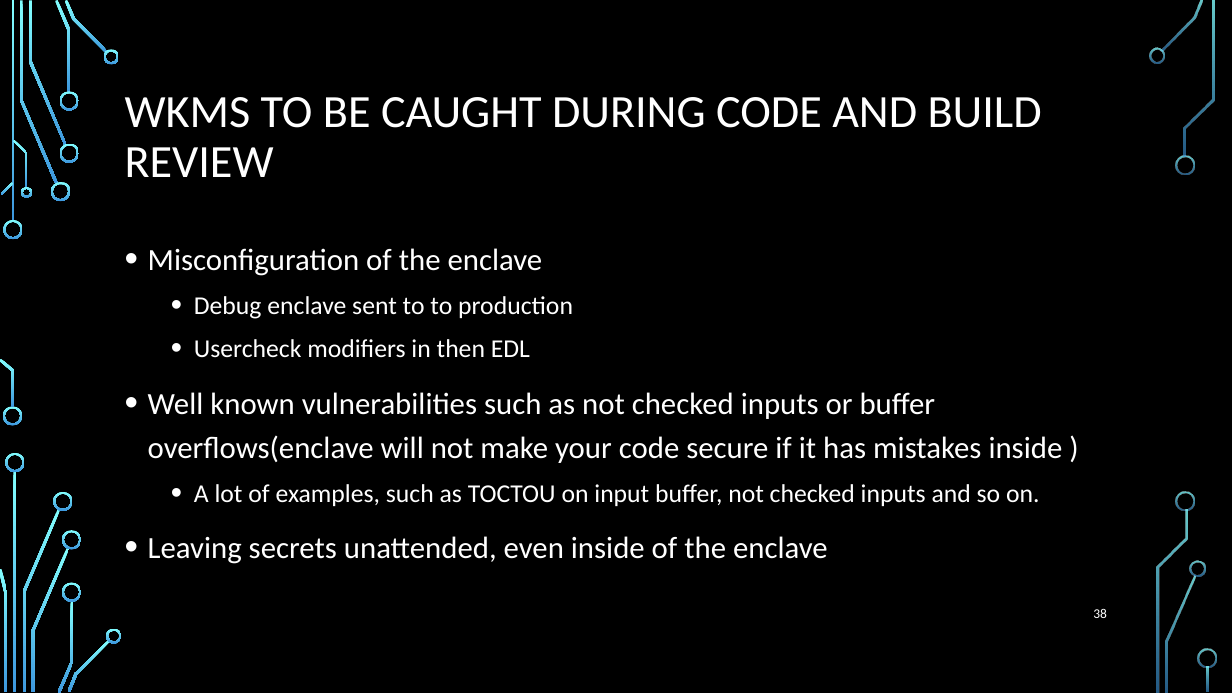
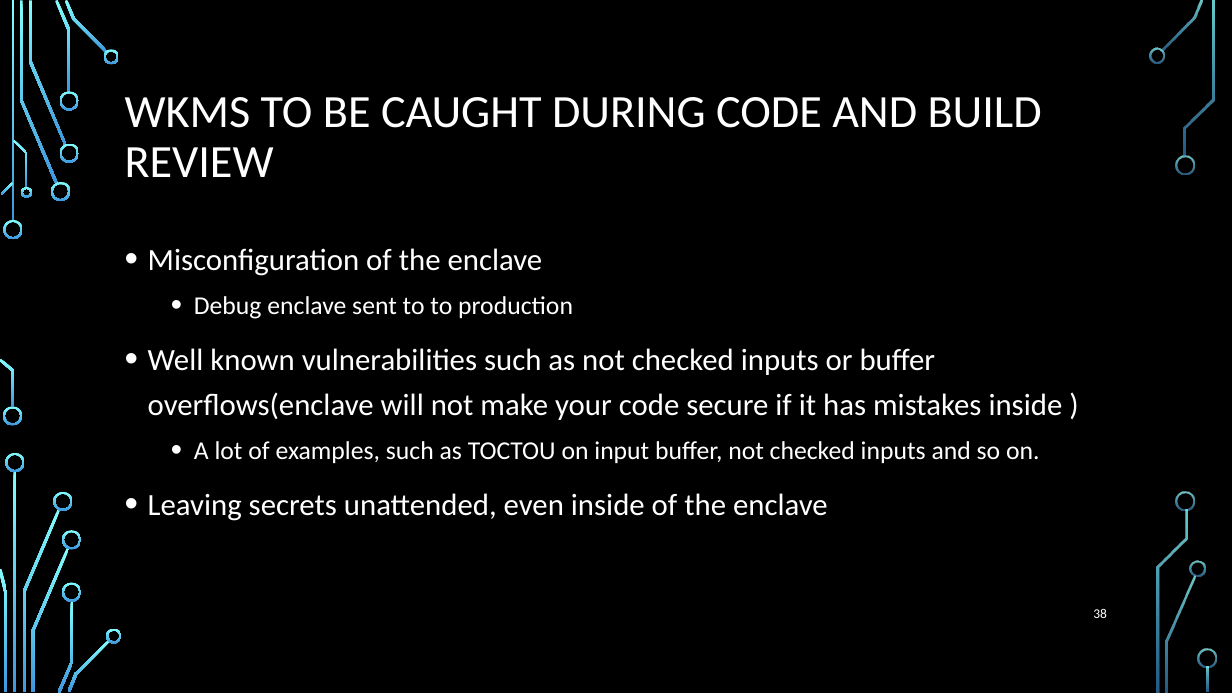
Before and after one commit to wireshrink/RECONMTL-2017, a slide deck: slide 38 of docs/SGX Enclave Programming - Common Mistakes.pptx. Drawn at 1232x693 pixels with LibreOffice and Linux fonts; fonts in the diff are those of the drawing; background and template pictures are left out. Boxes give left, top, right and bottom in pixels: in the first picture for what was removed or moved away, otherwise in the second. Text is boxed around its words. In the diff, an @@ line names an element or a change of style, - is before the commit and + after.

```diff
--- a/docs/SGX Enclave Programming - Common Mistakes.pptx
+++ b/docs/SGX Enclave Programming - Common Mistakes.pptx
@@ text at (194,339,530,358): paragraph removed @@
-  • Usercheck modifiers in then EDL
```
Also in this commit, not shown: 1 slide added, 1 other file.
